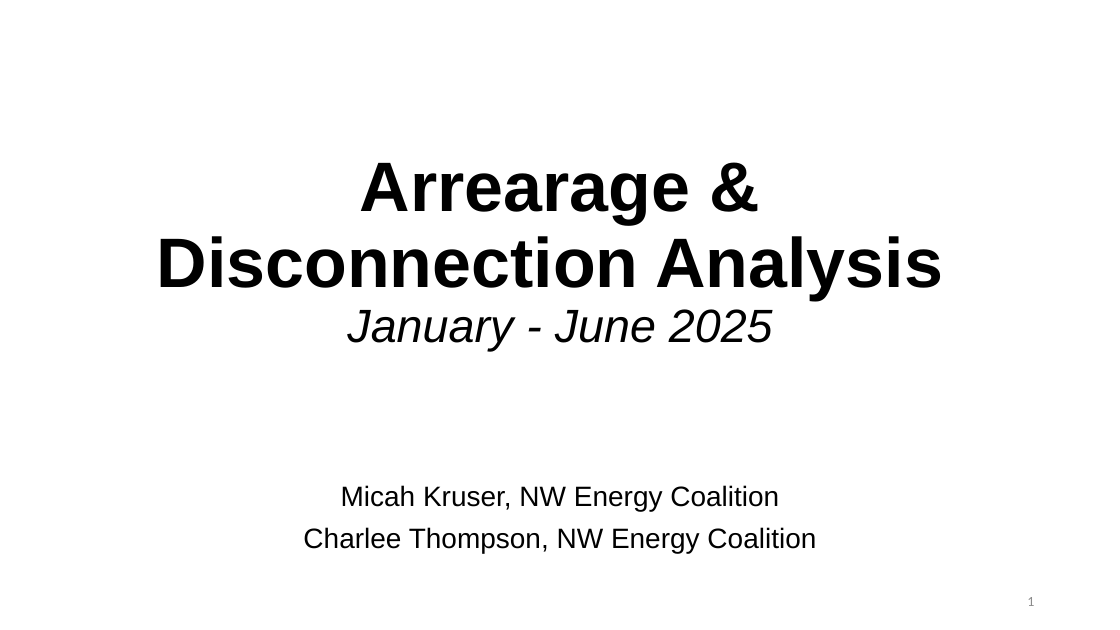
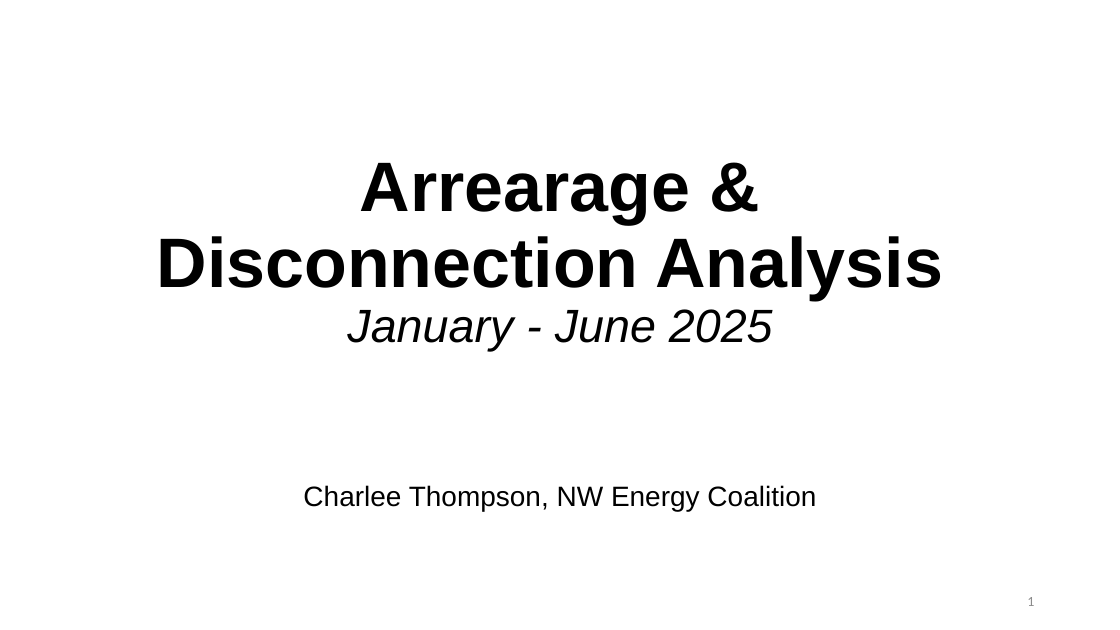
Before and after one commit to pmason314/nwec, a slide deck: slide 1 of data/utility_reporting/reports/200281 Analysis January - June 2025.pptx. Drawn at 1120x630 pixels with LibreOffice and Linux fonts; fonts in the diff are those of the drawing. Boxes give left, top, right and bottom in pixels: in the first picture for what was removed or moved away, otherwise in the second. Text is boxed around its words. In the diff, an @@ line names an element or a change of style, - is before the commit and + after.

```diff
--- a/data/utility_reporting/reports/200281 Analysis January - June 2025.pptx
+++ b/data/utility_reporting/reports/200281 Analysis January - June 2025.pptx
@@ subtitle at (x1=341, y1=485, x2=779, y2=511): paragraph removed @@
-Micah Kruser, NW Energy Coalition
```
Also in this commit, not shown: 4 other slides changed, 14 other files.
